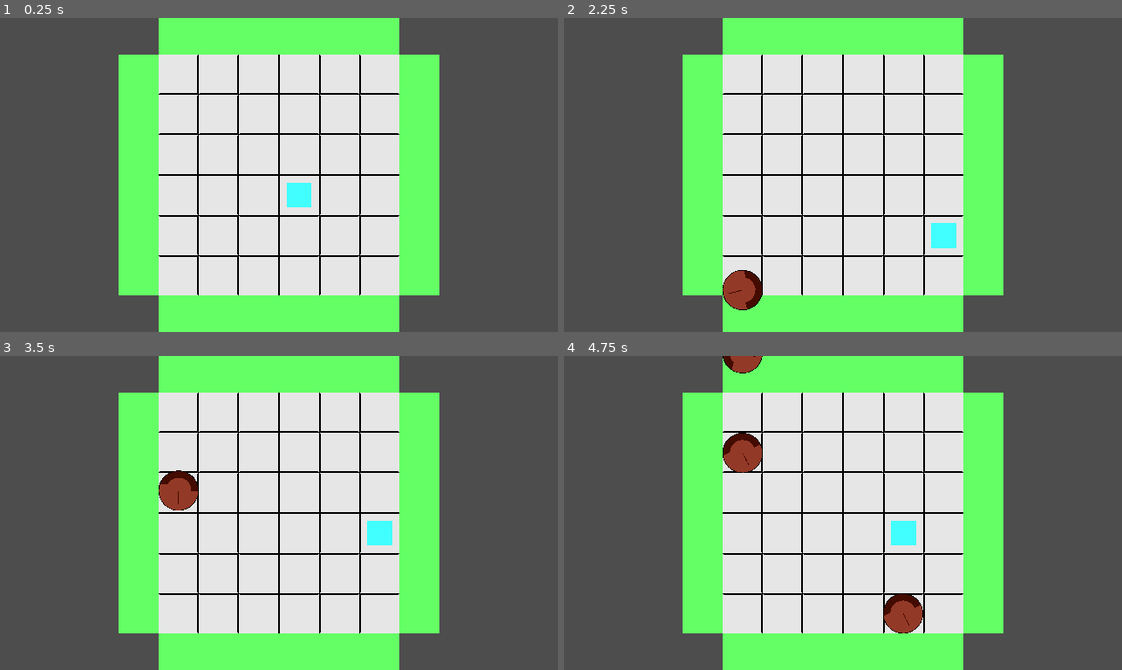
Above: before the commit, frames 1-4 (two rows, left to right).
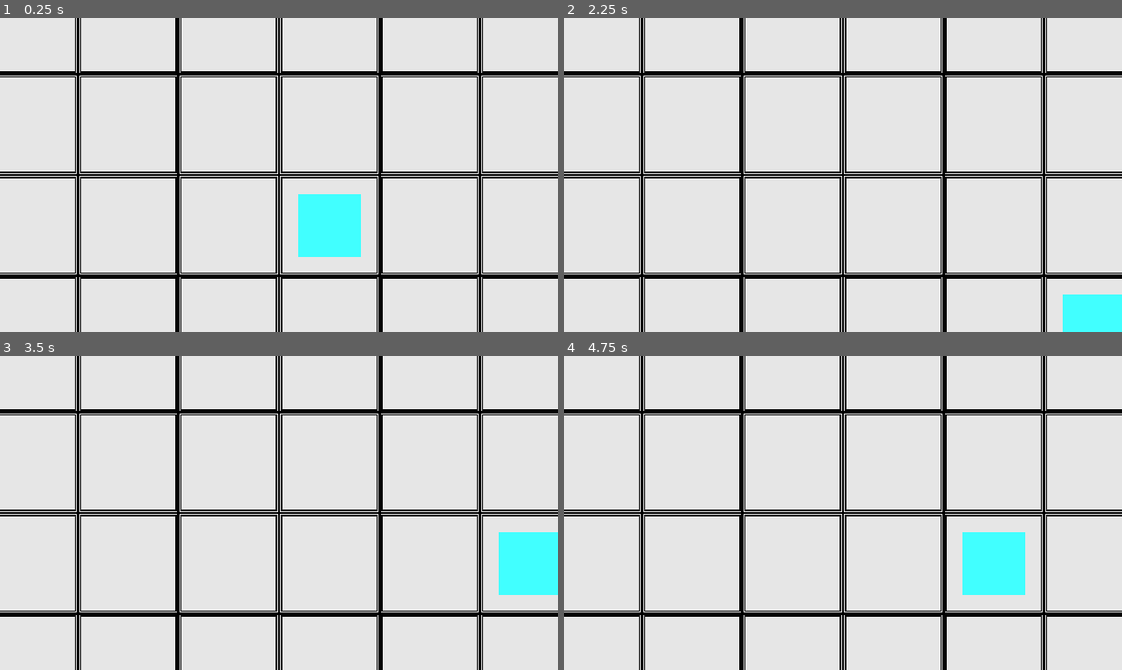
Above: after the commit, the same moments.

Repository: fantasticyeyplustiger/go-go-go
Game: Godot game, scene res://Levels/testing_level.tscn
Same seed, same stepped clock (60 frames per second), same inputs: the game is played once before the commit and once after it.
Inputs:
- Up to frame 1 (0.25 s): no input
- Up to frame 2 (2.25 s): tap Enter at 0.5, 2 s; hold D (right) 0.53-1.28 s; tap Space at 1.25 s; hold S (down) 1.28-2.03 s; hold D (right) from 2.03 s (still down)
- Up to frame 3 (3.5 s): release D (right) at 2.78 s; hold W (up) from 2.78 s (still down)
- Up to frame 4 (4.75 s): release W (up) at 3.53 s; hold A (left) from 3.53 s (still down)

The runs differ from the first frame. In frame 1, 74% of the frame differs, in the area x 0-100%, y 0-100%; in frame 2, 73%; in frame 3, 73%; in frame 4, 74%.

Commit message:
It Actually Works (the basic concept

Diff:
--- a/GoGoGo!/Levels/LevelScript.gd
+++ b/GoGoGo!/Levels/LevelScript.gd
@@ -6,6 +6,7 @@
 @export var column_attack_spot_limit : int = 0
 
 var wave = 0
+var start_music = false
 
 var row_attacks
 var column_attacks
@@ -17,6 +18,11 @@
 func _ready():
 	$Timer.start()
 	pass
+
+func _physics_process(_delta):
+	if start_music:
+		$AudioStreamPlayer.play()
+		start_music = false
 
 '''
 -- GET AMOUNT OF ATTACKS --
@@ -50,58 +56,93 @@
 	var random_number = randi_range(lower_bound, upper_bound)
 	return random_number
 
+'''
+-- GET ATTACK --
+- gets
+'''
 func get_attack():
 
-	var random_spawn = 0
-	var row_limit_breaker = 0
-	var column_limit_breaker = 0
+	var random_spawn : int = 0
 
-	for i in spawn_left_or_right:
+	#these make it so it doesn't fill up all of the spots
+	var row_limit_breaker : int = 0
+	var column_limit_breaker : int = 0
+
+	for i in row_attacks:
 		if row_limit_breaker > row_attacks:
 			break
 
-		random_spawn = get_random_number(-1, 1)
-		spawn_left_or_right[i] = random_spawn
-		row_limit_breaker += 1
+		random_spawn = get_random_number(0, 5)
+		# -1 = obstacle rolls upward, 0 = no obstacle, 1 = obstacle rolls downward
+		spawn_left_or_right[random_spawn] = get_random_number(-1, 1)
 
-	for i in spawn_up_or_down:
+		if not random_spawn == 0:
+			row_limit_breaker += 1
+
+	for i in column_attacks:
 		if column_limit_breaker > column_attacks:
 			break
 
-		random_spawn = get_random_number(-1, 1)
-		spawn_up_or_down[i] = random_spawn
+		random_spawn = get_random_number(0, 5)
+		# -1 = obstacle rolls upward, 0 = no obstacle, 1 = obstacle rolls downward
+		spawn_up_or_down[random_spawn] = get_random_number(-1, 1)
 
-		if random_spawn == 0:
-			continue
-
-		column_limit_breaker += 1
+		if not random_spawn == 0:
+			column_limit_breaker += 1
 
 func attack():
 
-	for i in spawn_left_or_right:
+	var arrow_delay = 0.6
+
+	for i in spawn_left_or_right.size():
+		var spawner_position = str(i + 1)
 
 		match spawn_left_or_right[i]:
 			-1: # spawn an obstacle and roll it to the left
-				get_node("LeftSpawners/LeftSpawner" + str(i + 1)).flash_arrow(0.5)
+				var left_spawner = get_node("LeftSpawners/LeftSpawner" + spawner_position)
+				left_spawner.flash_arrow(arrow_delay)
 			0:
 				continue
 			1: # spawn an obstacle and roll it to the right
-				get_node("RightSpawners/RightSpawner" + str(i + 1)).flash_arrow(0.5)
+				var right_spawner = get_node("RightSpawners/RightSpawner" + spawner_position)
+				right_spawner.flash_arrow(arrow_delay)
 
-	for i in spawn_up_or_down:
+	for i in spawn_up_or_down.size():
+		var spawner_position = str(i + 1)
 
 		match spawn_up_or_down[i]:
-			-1:
-				get_node("UpSpawners/UpSpawner" + str(i + 1)).flash_arrow(0.5)
+			-1: # spawn an obstacle and roll it up
+				var up_spawner = get_node("UpSpawners/UpSpawner" + spawner_position)
+				up_spawner.flash_arrow(arrow_delay)
 			0:
 				continue
-			1:
-				get_node("DownSpawners/DownSpawner" + str(i + 1)).flash_arrow(0.5)
-	pass
+			1: # spawn an obstacle and roll it down
+				var down_spawner = get_node("DownSpawners/DownSpawner" + spawner_position)
+				down_spawner.flash_arrow(arrow_delay)
 
 
 
+func reset_attacks(spawn_array):
+	for i in spawn_array:
+
+		spawn_array[i] = 0
+
+		pass
+	pass
+
+'''
+-- ON RHYTHM --
+- every X seconds (change in timer node) send out a wave of attacks
+'''
 func on_rhythm():
+
+	if wave == 1:
+		start_music = true
+
+	if wave > 30:
+		$Timer.wait_time = 2.5
+
+	print("wave: " + str(wave))
 
 	row_attacks = get_amount_of_attacks(wave, row_attack_spot_limit)
 	column_attacks = get_amount_of_attacks(wave, column_attack_spot_limit)
@@ -109,4 +150,7 @@
 	get_attack()
 	attack()
 
+	reset_attacks(spawn_left_or_right)
+	reset_attacks(spawn_up_or_down)
+
 	wave += 1
--- a/GoGoGo!/Levels/testing_level.tscn
+++ b/GoGoGo!/Levels/testing_level.tscn
@@ -7,6 +7,7 @@
 [ext_resource type="PackedScene" uid="uid://ceoptljlkcl4m" path="res://ObstacleSpawners/DownSpawner.tscn" id="5_53x5i"]
 [ext_resource type="PackedScene" uid="uid://bs00xa4axldl3" path="res://ObstacleSpawners/LeftSpawner.tscn" id="6_0rxm6"]
 [ext_resource type="PackedScene" uid="uid://py6dh66fpkmy" path="res://ObstacleSpawners/RightSpawner.tscn" id="7_8o137"]
+[ext_resource type="AudioStream" uid="uid://dh3yd7e511h1p" path="res://Music/Mr Oops!.mp3" id="8_ivlhn"]
 
 [node name="testing level" type="Node2D"]
 script = ExtResource("1_q061h")
@@ -23,10 +24,10 @@
 
 [node name="Camera2D" type="Camera2D" parent="."]
 position = Vector2(768, -768)
-zoom = Vector2(0.18, 0.18)
+zoom = Vector2(0.45, 0.45)
 
 [node name="Timer" type="Timer" parent="."]
-wait_time = 2.0
+wait_time = 3.0
 
 [node name="UpSpawners" type="Node2D" parent="."]
 
@@ -108,4 +109,7 @@
 [node name="RightSpawner6" parent="RightSpawners" instance=ExtResource("7_8o137")]
 position = Vector2(-128, -1408)
 
+[node name="AudioStreamPlayer" type="AudioStreamPlayer" parent="."]
+stream = ExtResource("8_ivlhn")
+
 [connection signal="timeout" from="Timer" to="." method="on_rhythm"]
--- a/GoGoGo!/ObstacleSpawners/ObstacleSpawner.gd
+++ b/GoGoGo!/ObstacleSpawners/ObstacleSpawner.gd
@@ -26,13 +26,12 @@
 '''
 func flash_arrow(arrow_delay : float):
 	if arrow_delay <= 0:
+		$Arrow.visible = false
 		roll_obstacle()
 		return
 
-	$Arrow.visible = true
-	await get_tree().create_timer(arrow_delay)
-	$Arrow.visible = false
-	await get_tree().create_timer(arrow_delay)
+	$Arrow.visible = !$Arrow.visible
+	await get_tree().create_timer(arrow_delay).timeout
 	flash_arrow(arrow_delay - 0.1)
 
 '''
@@ -47,7 +46,8 @@
 func roll_obstacle():
 
 	boulder.initialize(direction, Globals.obstacle_types.BOULDER)
-	add_child(boulder)
+	if not find_child("Boulder", false, false):
+		add_child(boulder)
 	boulder.global_position = global_position
 
 	pass
--- a/GoGoGo!/Obstacles/Boulder.tscn
+++ b/GoGoGo!/Obstacles/Boulder.tscn
@@ -10,6 +10,7 @@
 
 [node name="Boulder" type="CharacterBody2D"]
 collision_layer = 0
+collision_mask = 8
 script = ExtResource("1_vnufw")
 rotate_speed = 0.15
 direction = 2
--- a/GoGoGo!/Obstacles/RollingObstacle.gd
+++ b/GoGoGo!/Obstacles/RollingObstacle.gd
@@ -23,4 +23,4 @@
 	velocity = roll_velocity
 
 func die():
-	queue_free()
+	pass
--- a/GoGoGo!/Player/player.gd
+++ b/GoGoGo!/Player/player.gd
@@ -39,18 +39,18 @@
 	ray.target_position = inputs[direction] * tile_size
 	ray.force_raycast_update()
 
-	if !ray.is_colliding():
+	if not ray.is_colliding():
 		# move player to another tile
-		var tween = create_tween()
+		var move_animation = create_tween()
 		var move_direction = inputs[direction] * tile_size
 
-		tween.tween_property(self, "position",
+		move_animation.tween_property(self, "position",
 		(position + move_direction),
 		1.0/move_speed).set_trans(Tween.TRANS_BOUNCE)
 
 		# player can't move while animation plays
 		moving = true
-		await tween.finished
+		await move_animation.finished
 		moving = false
 
 
--- a/GoGoGo!/StaticObjects/box.tscn
+++ b/GoGoGo!/StaticObjects/box.tscn
@@ -4,8 +4,8 @@
 size = Vector2(256, 256)
 
 [node name="box" type="StaticBody2D"]
-collision_layer = 2
-collision_mask = 2
+collision_layer = 3
+collision_mask = 3
 
 [node name="CollisionShape2D" type="CollisionShape2D" parent="."]
 shape = SubResource("RectangleShape2D_dxg48")
Not shown: 1 places in GoGoGo!/Levels/testing_level.tscn that only renumber resources
Not shown, added: GoGoGo!/Music/Mr Oops!.mp3.import
Not shown, added: GoGoGo!/Music/Mr Oops!.mp3
